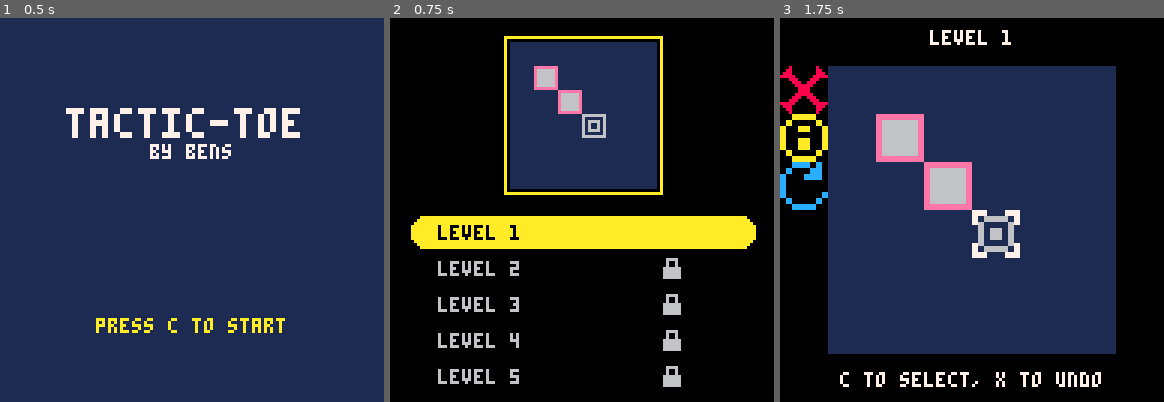
Above: before the commit, frames 1-3 (left to right).
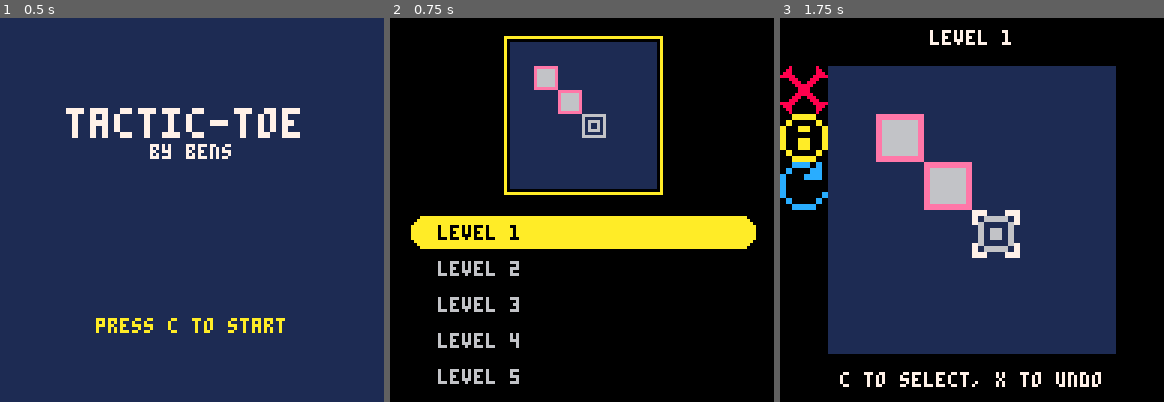
Above: after the commit, the same moments.

Repository: apineapple/tactic-toe
Game: PICO-8 cartridge puzzle.p8
The game is run twice, just before and just after one commit, with the same random seed, the same clock (stepped at 60 frames per second) and the same inputs.
Inputs:
- Up to frame 1 (0.5 s): tap X (X key) at 0.33 s
- Up to frame 2 (0.75 s): tap O (Z key) at 0.7 s
- Up to frame 3 (1.75 s): tap X (X key) at 1.07 s; hold Right from 1.6 s (still down); tap O (Z key) at 1.7 s

Frame 1 is identical in both runs. In frame 2, 0.8% of the frame differs, in the area x 71-76%, y 62-97%; in frame 3, nothing differs.

Commit message:
Add files via upload

Diff:
--- a/puzzle.p8
+++ b/puzzle.p8
@@ -86,7 +86,7 @@
 ls_boxselect=1
 ls_levelstart=1
 ls_shift=-12
-ls_unlocked=1
+ls_unlocked=ml-1
 
 function _init()
 	cls()
@@ -225,7 +225,7 @@
  	if btnp(2)and l>1 then
  	 l-=1
  	 ls_boxselect-=1
- 	 if ls_boxselect<3 and ls_shift<=-12 and l>1then
+ 	 if ls_boxselect<3 and ls_shift<=-24 and l>1then
  			ls_shift+=12
  			ls_boxselect+=1
    end
@@ -569,8 +569,14 @@
 	elseif(x/16==0 and y/16==1)then
 		mode="select"
 		b[l]=re
-		ls_boxselect=min(7,l)
-  ls_levelstart=max(1,l-6)
+		ls_boxselect=min(3,l)
+		if ml-l <= 2 then
+			ls_boxselect=6-(ml-l)
+		end
+  ls_levelstart=max(1,l-2)
+		if ml-l <= 2 then
+			ls_levelstart=ml-5
+		end
   ls_shift=-ls_levelstart*12
 		cf=1
 		lock=0
